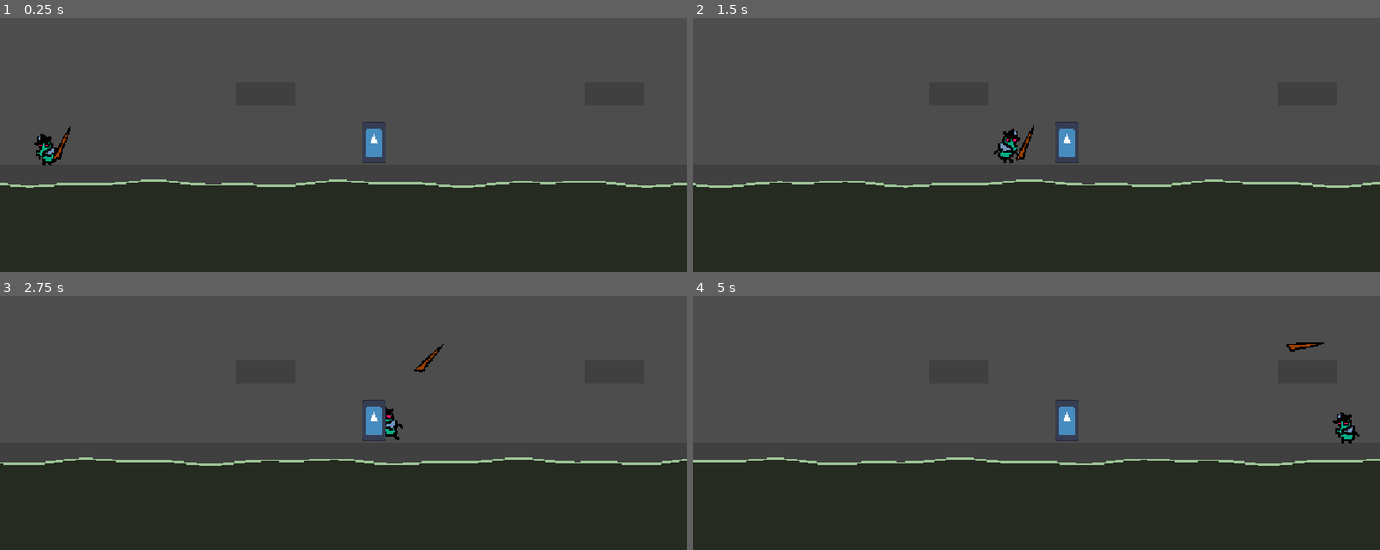
Above: before the commit, frames 1-4 (two rows, left to right).
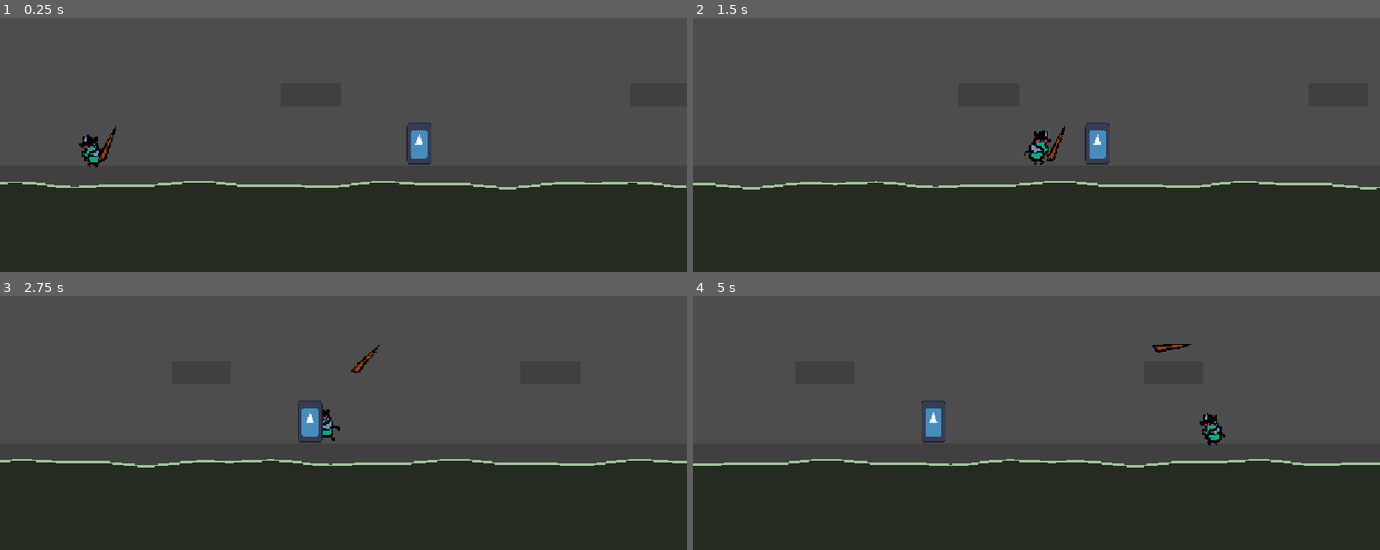
Above: after the commit, the same moments.

Repository: EthanGrane/Jamopithecus
Game: Godot game, scene res://GAME/Player/PlayerAttack/player_attack_scene.tscn
The game is run twice, just before and just after one commit, with the same random seed, the same clock (stepped at 60 frames per second) and the same inputs. This scene is started directly instead of the project's main scene. The engine's default icon, where the game draws it, is replaced by a stand-in: a white triangle on a blue panel in a dark square.
Inputs:
- Up to frame 1 (0.25 s): no input
- Up to frame 2 (1.5 s): tap Enter (ui_accept) at 0.5 s; hold D (Right) from 0.53 s (still down); tap Shift (Dash) at 0.6 s; tap W (Salto) at 0.77 s; tap E (Decoy) at 1.35 s
- Up to frame 3 (2.75 s): tap W (Salto) at 1.52 s; release D (Right) at 2.03 s; hold A (Left) from 2.03 s (still down); tap Space (Lanzar) at 2.1 s
- Up to frame 4 (5 s): release A (Left) at 2.78 s; hold D (Right) 2.78-4.28 s; tap Shift (Dash) at 2.85 s; tap W (Salto) at 3.02, 3.77, 4.52 s; hold E (Decoy) 3.53-4.28 s; hold A (Left) from 4.28 s (still down); tap Space (Lanzar) at 4.35 s

The runs differ from the first frame. In frame 1, 2.8% of the frame differs, in the area x 0-100%, y 40-68%; in frame 2, 2.7%; in frame 3, 2.8%; in frame 4, 3.1%, in the area x 0-100%, y 18-68%.

Commit message:
Camera Dolly

Diff:
--- /dev/null
+++ b/GAME/Camera/camera_dolly.gd
@@ -0,0 +1,186 @@
+##
+##	Summary:
+##	Dolly de cámara: un raíl horizontal entre dos puntos A y B.
+##	La cámara sigue al jugador pero no puede salirse del raíl,
+##	así controlas exactamente qué trozo del mapa se llega a ver.
+##
+##	En el editor dibuja el raíl y el rectángulo de TODO lo que
+##	el jugador podrá ver alguna vez. Si una zona que no quieres
+##	enseñar cae dentro de ese rectángulo, acorta el raíl.
+##
+
+@tool
+extends Node2D
+class_name CameraDolly
+
+@export var objetivo : Node2D   # si lo dejas vacío busca el grupo "player"
+
+@export_group("Raíl")
+# Los dos puntos van en coordenadas locales del dolly.
+# La altura la manda punto_a: la Y de punto_b se iguala sola.
+@export var punto_a : Vector2 = Vector2(-400, 0) : set = _set_punto_a
+@export var punto_b : Vector2 = Vector2(400, 0) : set = _set_punto_b
+
+@export_group("Seguimiento")
+@export var zona_muerta : float = 40.0        # px que puede moverse sin que la cámara reaccione
+@export var suavizado : float = 6.0           # más alto = más pegada al jugador
+@export var adelanto : float = 80.0           # px que se asoma hacia donde corre
+@export var suavizado_adelanto : float = 3.0
+
+@export_group("Dibujo en el editor")
+@export var mostrar_bounds : bool = true : set = _set_mostrar_bounds
+@export var color_rail : Color = Color(0.35, 0.85, 1.0)
+@export var color_zona : Color = Color(0.35, 0.85, 1.0, 0.10)
+
+var camara : Camera2D = null
+var centro_x : float = 0.0
+var adelanto_actual : float = 0.0
+var primer_frame : bool = true
+
+
+func _ready() -> void:
+	camara = get_node_or_null("Camera2D")
+
+	if Engine.is_editor_hint():
+		return
+
+	if camara == null:
+		push_error("CameraDolly: falta un Camera2D como hijo")
+		return
+
+	if objetivo == null:
+		objetivo = get_tree().get_first_node_in_group("player")
+
+	colocar_al_instante()
+
+
+func _process(_delta: float) -> void:
+	# Solo en el editor: mantener el raíl recto y refrescar el dibujo
+	if not Engine.is_editor_hint():
+		return
+
+	punto_b.y = punto_a.y
+
+	# Preview: la cámara se coloca en el centro del raíl
+	if camara == null:
+		camara = get_node_or_null("Camera2D")
+	if camara != null:
+		camara.position = Vector2((punto_a.x + punto_b.x) * 0.5, punto_a.y)
+
+	queue_redraw()
+
+
+func _physics_process(delta: float) -> void:
+	if Engine.is_editor_hint() or objetivo == null or camara == null:
+		return
+
+	# Al arrancar la cámara aparece ya en su sitio, sin viajar hasta él.
+	# Se hace aquí y no solo en _ready por si el objetivo tardó en aparecer
+	if primer_frame:
+		primer_frame = false
+		colocar_al_instante()
+		return
+
+	# 1) Adelanto: la cámara se asoma hacia donde corre el jugador
+	var vel_x := 0.0
+	if objetivo is CharacterBody2D:
+		vel_x = objetivo.velocity.x
+
+	var adelanto_deseado := 0.0
+	if absf(vel_x) > 10.0:
+		adelanto_deseado = signf(vel_x) * adelanto
+
+	adelanto_actual = lerpf(adelanto_actual, adelanto_deseado, suavizar(suavizado_adelanto, delta))
+
+	# 2) Zona muerta: dentro de esta ventana la cámara ni se entera
+	var destino := to_local(objetivo.global_position).x + adelanto_actual
+	var diferencia := destino - centro_x
+	if absf(diferencia) > zona_muerta:
+		centro_x += diferencia - signf(diferencia) * zona_muerta
+
+	# 3) El raíl: pase lo que pase, la cámara no sale de A-B
+	centro_x = clampf(centro_x, minf(punto_a.x, punto_b.x), maxf(punto_a.x, punto_b.x))
+
+	# 4) Suavizado
+	camara.position.x = lerpf(camara.position.x, centro_x, suavizar(suavizado, delta))
+	camara.position.y = punto_a.y
+
+
+# Planta la cámara en su sitio de golpe, sin suavizar.
+# Llámala también al hacer respawn o al teletransportar al jugador
+func colocar_al_instante() -> void:
+	if objetivo == null or camara == null:
+		return
+
+	adelanto_actual = 0.0
+	centro_x = to_local(objetivo.global_position).x
+	centro_x = clampf(centro_x, minf(punto_a.x, punto_b.x), maxf(punto_a.x, punto_b.x))
+
+	camara.position = Vector2(centro_x, punto_a.y)
+	camara.reset_smoothing()   # por si el Camera2D trae su propio suavizado
+
+
+# Un lerp normal con un valor fijo va más rápido cuantos más FPS tengas.
+# Esta fórmula da el mismo movimiento a 30 que a 144 fps.
+func suavizar(velocidad: float, delta: float) -> float:
+	return 1.0 - exp(-velocidad * delta)
+
+
+# ---------------------------------------------------------------
+#  Dibujo en el editor
+# ---------------------------------------------------------------
+
+func _draw() -> void:
+	if not Engine.is_editor_hint() or not mostrar_bounds:
+		return
+
+	var izq := minf(punto_a.x, punto_b.x)
+	var der := maxf(punto_a.x, punto_b.x)
+	var y := punto_a.y
+	var mitad := tam_de_pantalla() * 0.5
+
+	# TODO lo que se podrá ver alguna vez desde este raíl.
+	# Lo que quede fuera de aquí no se enseña nunca
+	var zona := Rect2(
+		Vector2(izq - mitad.x, y - mitad.y),
+		Vector2((der - izq) + mitad.x * 2.0, mitad.y * 2.0)
+	)
+	draw_rect(zona, color_zona, true)
+	draw_rect(zona, Color(color_rail, 0.5), false, 2.0)
+
+	# El encuadre exacto en cada extremo del raíl
+	draw_rect(Rect2(Vector2(izq - mitad.x, y - mitad.y), mitad * 2.0), color_rail, false, 1.0)
+	draw_rect(Rect2(Vector2(der - mitad.x, y - mitad.y), mitad * 2.0), color_rail, false, 1.0)
+
+	# El raíl y sus dos puntos
+	draw_line(Vector2(izq, y), Vector2(der, y), color_rail, 3.0)
+	draw_circle(Vector2(punto_a.x, y), 9.0, color_rail)
+	draw_circle(Vector2(punto_b.x, y), 9.0, color_rail)
+
+
+# El tamaño de la ventana del juego, no el del editor.
+# Si usas zoom en la cámara hay que dividir por él
+func tam_de_pantalla() -> Vector2:
+	var ancho := float(ProjectSettings.get_setting("display/window/size/viewport_width", 1152))
+	var alto := float(ProjectSettings.get_setting("display/window/size/viewport_height", 648))
+	var zoom := Vector2.ONE
+	if camara != null and camara.zoom.x > 0.0 and camara.zoom.y > 0.0:
+		zoom = camara.zoom
+	return Vector2(ancho / zoom.x, alto / zoom.y)
+
+
+# ---------------------------------------------------------------
+
+func _set_punto_a(valor: Vector2) -> void:
+	punto_a = valor
+	queue_redraw()
+
+
+func _set_punto_b(valor: Vector2) -> void:
+	punto_b = valor
+	queue_redraw()
+
+
+func _set_mostrar_bounds(valor: bool) -> void:
+	mostrar_bounds = valor
+	queue_redraw()
--- /dev/null
+++ b/GAME/Camera/camera_dolly.tscn
@@ -0,0 +1,8 @@
+[gd_scene load_steps=2 format=3]
+
+[ext_resource type="Script" path="res://GAME/Camera/camera_dolly.gd" id="1_dolly"]
+
+[node name="CameraDolly" type="Node2D"]
+script = ExtResource("1_dolly")
+
+[node name="Camera2D" type="Camera2D" parent="."]
--- a/GAME/Player/PlayerAttack/player_attack_scene.tscn
+++ b/GAME/Player/PlayerAttack/player_attack_scene.tscn
@@ -4,6 +4,7 @@
 [ext_resource type="PackedScene" uid="uid://fbjgye8ct80e" path="res://GAME/Water/agua.tscn" id="1_guhy4"]
 [ext_resource type="PackedScene" uid="uid://duwptbg5jvvch" path="res://GAME/HealthSystem/health_component.tscn" id="2_g8y50"]
 [ext_resource type="Texture2D" uid="uid://rria5cuqhsaq" path="res://icon.svg" id="2_ukath"]
+[ext_resource type="PackedScene" path="res://GAME/Camera/camera_dolly.tscn" id="5_7jvx1"]
 
 [sub_resource type="Gradient" id="Gradient_wx5cp"]
 offsets = PackedFloat32Array(0.015021459)
@@ -22,9 +23,9 @@
 
 [node name="Agua" parent="." unique_id=875838277 instance=ExtResource("1_guhy4")]
 z_index = 1
-offset_left = -10.0
+offset_left = -123.0
 offset_top = 491.0
-offset_right = 1166.0
+offset_right = 1418.0
 offset_bottom = 691.0
 
 [node name="_Env" type="Node2D" parent="." unique_id=2105779809]
@@ -96,3 +97,10 @@
 
 [node name="Marker2D4" type="Marker2D" parent="_SpearDropPoints" unique_id=393164856 groups=["spear_points"]]
 position = Vector2(441, 306)
+
+[node name="CameraDolly" parent="." unique_id=2135089813 node_paths=PackedStringArray("objetivo") instance=ExtResource("5_7jvx1")]
+objetivo = NodePath("../Player")
+punto_a = Vector2(500, 322.205)
+punto_b = Vector2(800, 322.205)
+
+[node name="Camera2D2" type="Camera2D" parent="CameraDolly" unique_id=1998424924]
Not shown, added: GAME/Camera/camera_dolly.gd.uid
